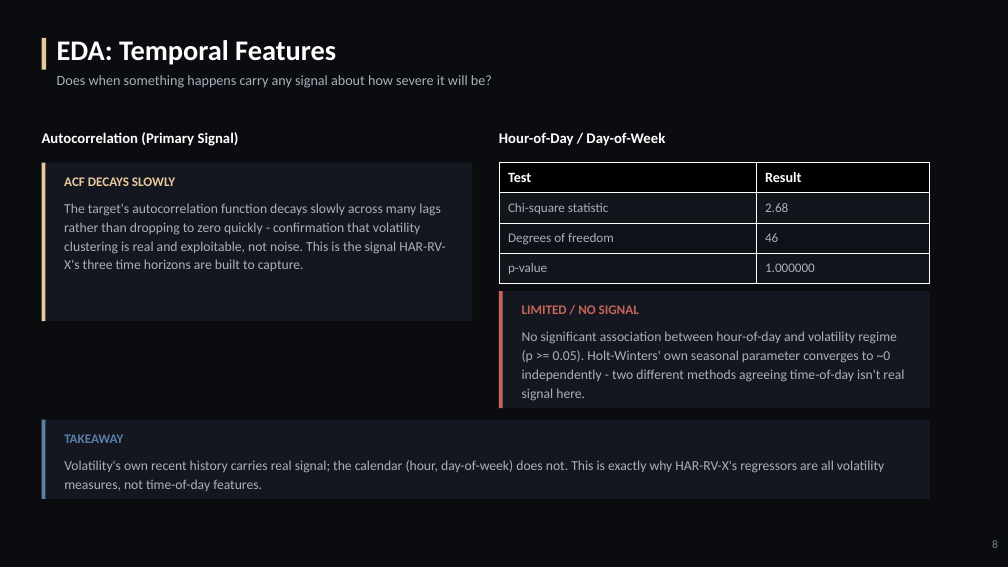
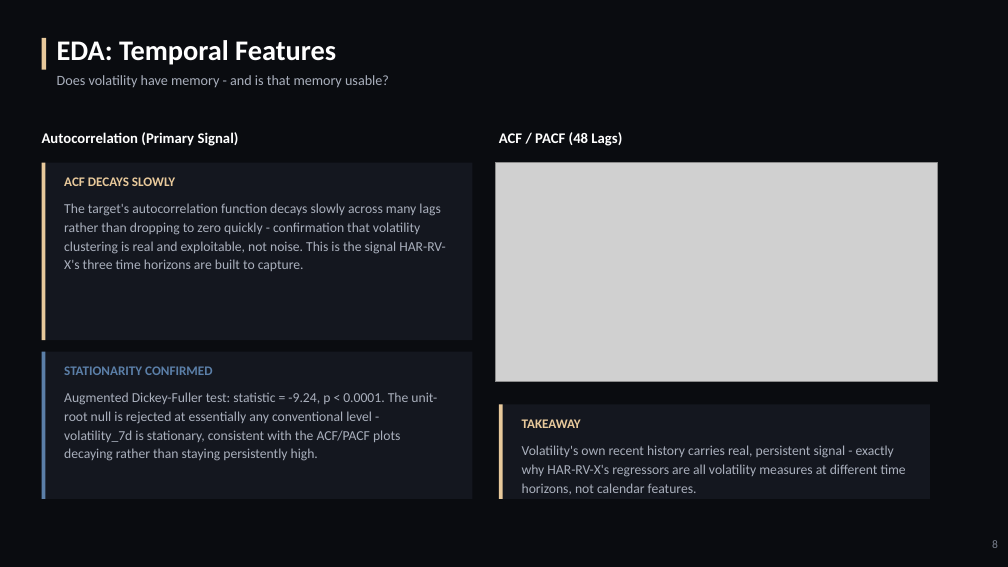
Before and after one commit to mhejairi10/bitcoin-volatility-prediction, a slide deck: slide 8 of presentation/capstone-btc-volatility-canva.pptx. Drawn at 1008x567 pixels with LibreOffice and Linux fonts; fonts in the diff are those of the drawing; grey boxes stand for pictures. Boxes give left, top, right and bottom in pixels: in the first picture for what was removed or moved away, otherwise in the second. Text is boxed around its words. In the diff, an @@ line names an element or a change of style, - is before the commit and + after.

Commit message:
Remove chi-square/hour-of-day content from the Canva deck
Mirrors the notebook/report change. The "EDA: Temporal Features" slide's
chi-square table and its "LIMITED / NO SIGNAL" box are replaced with a
real ACF/PACF plot (48 lags) and the ADF stationarity test - both
already-computed, unaffected findings that now fully support the
slide on their own. Also fixed a stray chi-square mention in the
Feature Selection slide's intro line.

```diff
--- a/presentation/capstone-btc-volatility-canva.pptx
+++ b/presentation/capstone-btc-volatility-canva.pptx
@@ text at box(57, 75, 389, 88): text changed @@
-Does when something happens carry any signal about how severe it will be?
+Does volatility have memory - and is that memory usable?
@@ text at box(499, 132, 622, 146): text changed @@
-Hour-of-Day / Day-of-Week
+ACF / PACF (48 Lags)
@@ rectangle: place and size @@
-rectangle at box(42, 163, 473, 321)
+rectangle at box(42, 163, 473, 340)
@@ rectangle: place and size @@
-rectangle at box(42, 163, 45, 321)
+rectangle at box(42, 163, 45, 340)
@@ picture added at box(495, 163, 938, 382) @@
@@ table removed at box(499, 163, 930, 284), 4 rows, 2 columns @@
-Test | Result
-Chi-square statistic | 2.68
-Degrees of freedom | 46
-p-value | 1.000000
@@ rectangle removed at box(499, 291, 503, 408) @@
@@ text removed at box(522, 305, 639, 314) @@
-LIMITED / NO SIGNAL
@@ rectangle: place and size @@
-rectangle at box(42, 420, 45, 499)
+rectangle at box(42, 352, 45, 499)
@@ rectangle: place and size @@
-rectangle at box(499, 291, 930, 408)
+rectangle at box(42, 352, 473, 499)
@@ text removed at box(522, 331, 904, 401) @@
-No significant association between hour-of-day and volatility regime (p >= 0.05). Holt-Winters' own seasonal parameter converges to ~0 independently - two different methods agreeing time-of-day isn't real signal here.
@@ text added at box(64, 366, 212, 375), 12.5 pt, text #5B7FA8, bold @@
+STATIONARITY CONFIRMED
@@ text added at box(64, 392, 437, 461), 13 pt, text #A9AFBC @@
+Augmented Dickey-Fuller test: statistic = -9.24, p < 0.0001. The unit-root null is rejected at essentially any conventional level - volatility_7d is stationary, consistent with the ACF/PACF plots decaying rather than staying persistently high.
@@ rectangle: place and size @@
-rectangle at box(42, 420, 930, 499)
+rectangle at box(499, 405, 930, 499)
@@ rectangle added at box(499, 405, 503, 499), fill #E8C99B @@
@@ text "TAKEAWAY": place and size @@
-text "TAKEAWAY" at box(64, 434, 123, 443)
+text "TAKEAWAY" at box(522, 419, 581, 428)
@@ text "TAKEAWAY" at box(522, 419, 581, 428): text colour #5B7FA8 to #E8C99B @@
@@ text at box(522, 445, 906, 495): text changed @@
-Volatility's own recent history carries real signal; the calendar (hour, day-of-week) does not. This is exactly why HAR-RV-X's regressors are all volatility measures, not time-of-day features.
+Volatility's own recent history carries real, persistent signal - exactly why HAR-RV-X's regressors are all volatility measures at different time horizons, not calendar features.
```
Also in this commit, not shown: 1 other slide changed, 1 other file.
